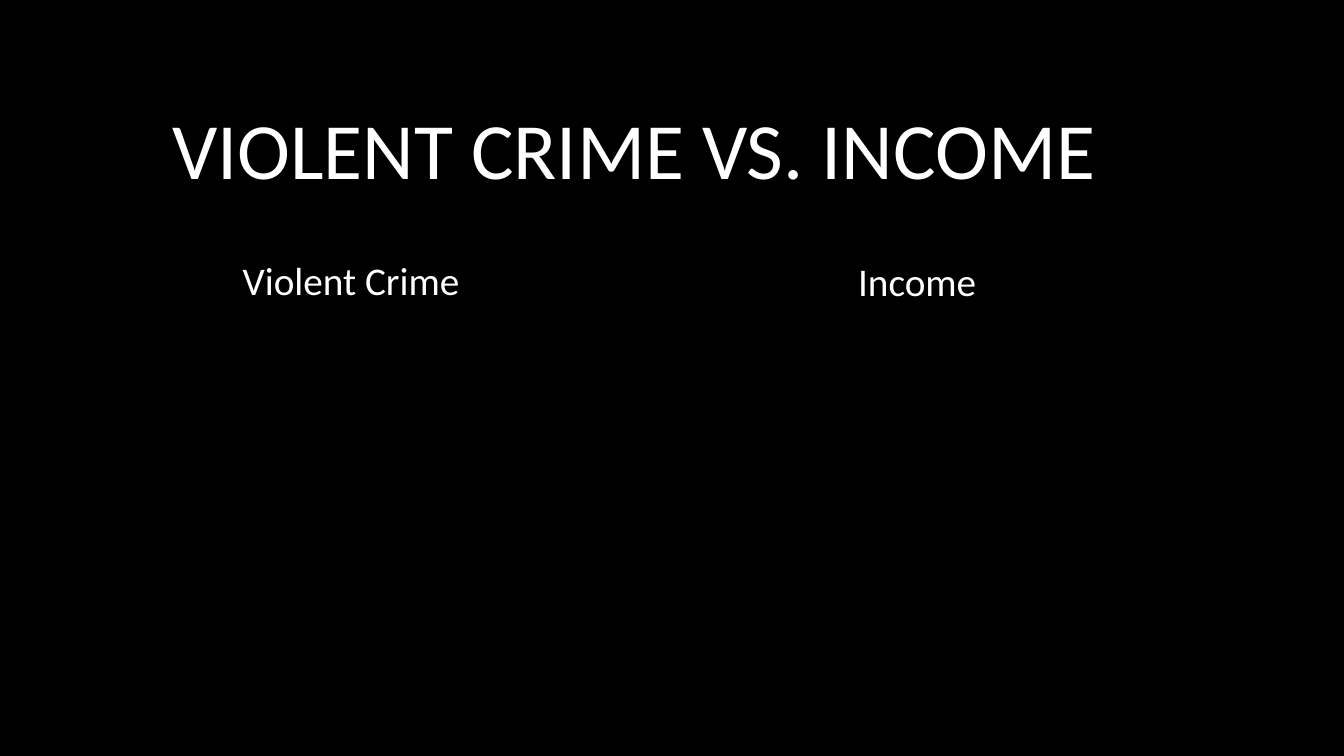
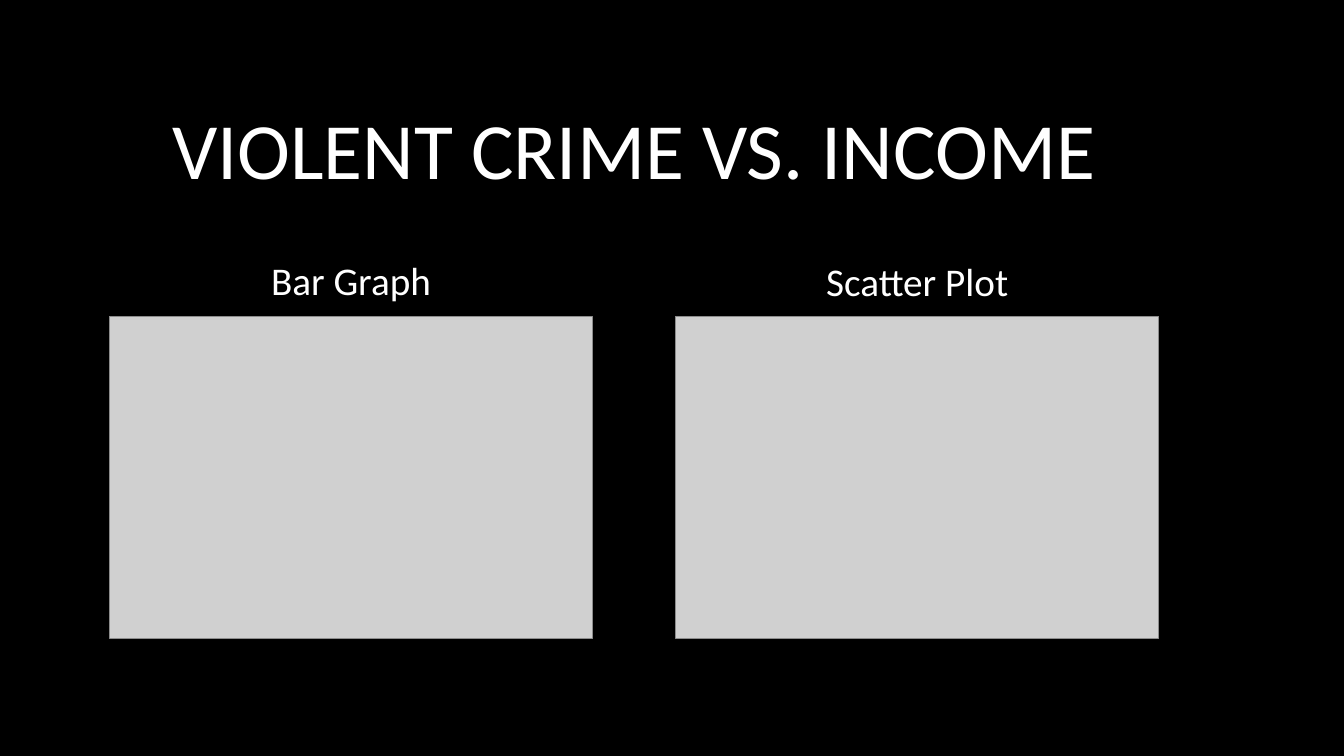
Before and after one commit to MikeAnderson89/National-Crime-Rate-Correlations, a slide deck: slide 6 of Project1Presentation.pptx (slide 3 before the commit). Drawn at 1344x756 pixels with LibreOffice and Linux fonts; fonts in the diff are those of the drawing; grey boxes stand for pictures; background and template pictures are left out. Boxes give left, top, right and bottom in pixels: in the first picture for what was removed or moved away, otherwise in the second. Text is boxed around its words. In the diff, an @@ line names an element or a change of style, - is before the commit and + after.

```diff
--- a/Project1Presentation.pptx
+++ b/Project1Presentation.pptx
@@ text at [271, 267, 431, 302]: text changed @@
-Violent Crime
+Bar Graph
@@ text at [826, 268, 1008, 297]: text changed @@
-Income
+Scatter Plot
@@ picture added at [110, 317, 593, 638] @@
@@ picture added at [676, 317, 1158, 638] @@
```
Also in this commit, not shown: 3 other slides changed, 2 slides added.
